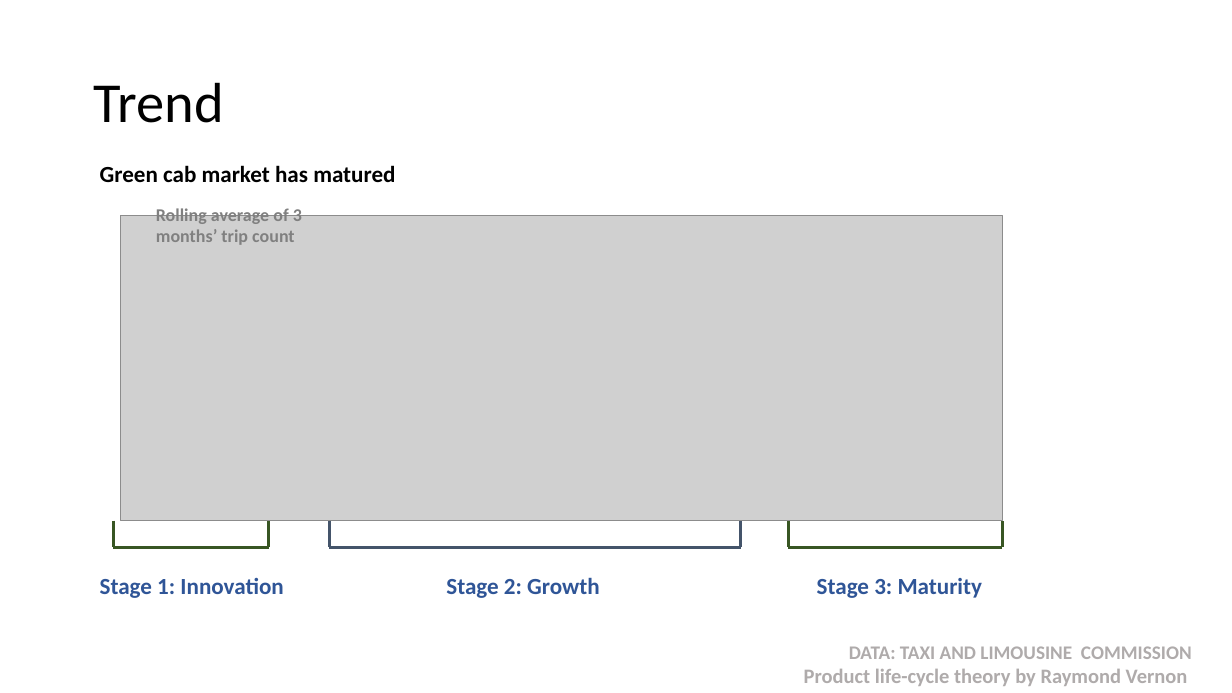
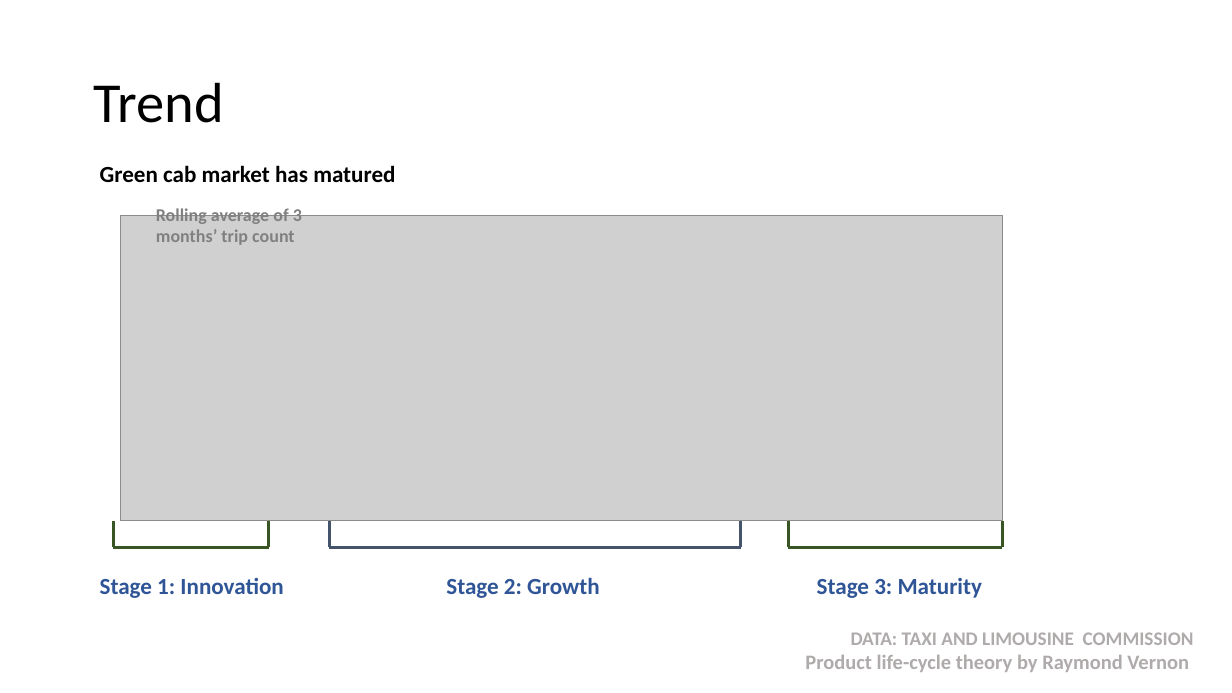
Before and after one commit to MiyainNYC/PySpark-Data-Challenge, a slide deck: slide 12 of DataChallengeAssessment.pptx. Drawn at 1232x693 pixels with LibreOffice and Linux fonts; fonts in the diff are those of the drawing; grey boxes stand for pictures. Boxes give left, top, right and bottom in pixels: in the first picture for what was removed or moved away, otherwise in the second. Text is boxed around its words. In the diff, an @@ line names an element or a change of style, - is before the commit and + after.

```diff
--- a/DataChallengeAssessment.pptx
+++ b/DataChallengeAssessment.pptx
@@ text "DATA: TAXI AND LIMOUSINE COMMISSION": place and size @@
-text "DATA: TAXI AND LIMOUSINE COMMISSION" at (804,646,1192,686)
+text "DATA: TAXI AND LIMOUSINE COMMISSION" at (805,632,1194,672)
```
Also in this commit, not shown: 7 other slides changed, 2 slides added, 1 slide removed.
